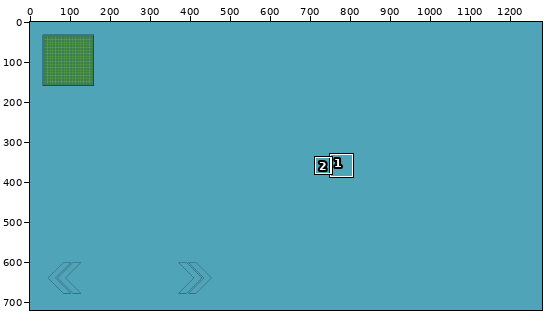
One commit to this pixel-art file: Assets/Raw Assets/Concept-Two.aseprite. The first picture is a wide view before the edit; the outline marks the close-up.
Close-up. Before:
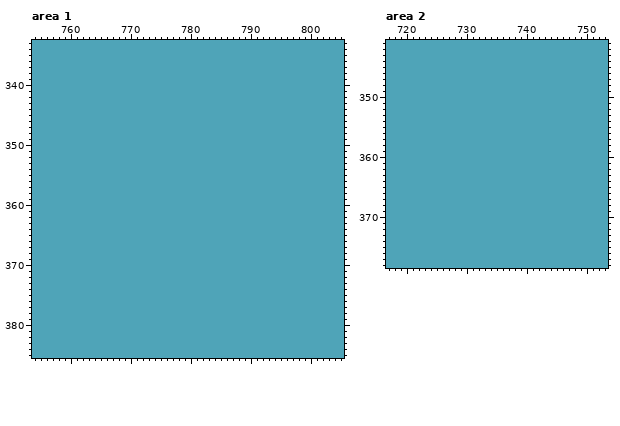
1280x720 pixels, 1 frame. Shown: area 1: x 754..805, y 333..385; area 2: x 717..753, y 341..378.
And afterwards:
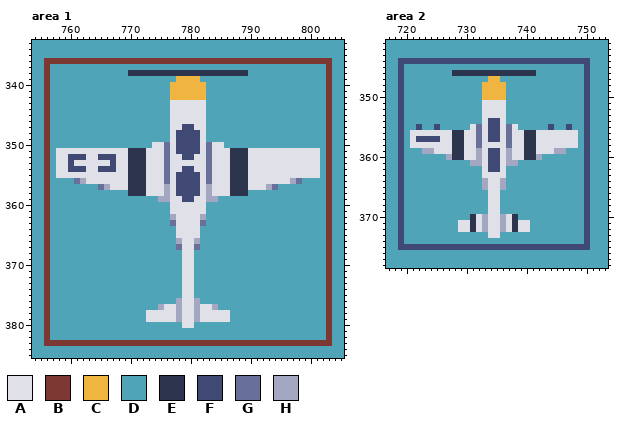
Palette (. is transparent): A #dfe0e8  B #7d3833  C #f0b541  D #4fa4b8  E #2c354d  F #404973  G #686f99  H #a3a7c2
Difference:
layer "P-51 Mustang/Layer 37" now shown
layer "P-51 Mustang/Layer 46" added
layer "P-51 Mustang/Layer 38" now shown
Changed rows in their new state; - is an unchanged pixel.
Area 1, layer "P-51 Mustang/Layer 46":
first column x 756:
336 BBBBBBBBBBBBBBBBBBBBBBBBBBBBBBBBBBBBBBBBBBBBBBBB
337 B----------------------------------------------B
338 B-------------EEEEEEEEEEEEEEEEEEEE-------------B
339 B---------------------CCCC---------------------B
340 B--------------------CCCCCC--------------------B
341 B--------------------CCCCCC--------------------B
342 B--------------------CCCCCC--------------------B
343 B--------------------AAAAAA--------------------B
344 B--------------------AAAAAA--------------------B
345 B--------------------AAAAAA--------------------B
346 B--------------------AAAAAA--------------------B
347 B--------------------AAFFAA--------------------B
348 B--------------------AFFFFA--------------------B
349 B--------------------AFFFFA--------------------B
350 B-----------------AAGAFFFFAGAA-----------------B
351 B-AAAAAAAAAAAAEEEAAAGAFFFFAGAAAEEEAAAAAAAAAAAA-B
352 B-AAFFFAAFFFAAEEEAAAGAAFFAAGAAAEEEAAAAAAAAAAAA-B
353 B-AAFAAAAAAFAAEEEAAAGAAAAAAGAAAEEEAAAAAAAAAAAA-B
354 B-AAFFFAAFFFAAEEEAAAGAAFFAAGAAAEEEAAAAAAAAAAAA-B
355 B-AAAAAAAAAAAAEEEAAAGAFFFFAGAAAEEEAAAAAAAAAAAA-B
356 B----GHAAAAAAAEEEAAAGAFFFFAGAAAEEEAAAAAAAHG----B
357 B--------GHAAAEEEAAAHAFFFFAHAAAEEEAAAHG--------B
358 B-------------EEEAAAHAFFFFAHAAAEEE-------------B
359 B------------------HHAAFFAAHH------------------B
360 B--------------------AAAAAA--------------------B
361 B--------------------AAAAAA--------------------B
362 B--------------------HAAAAH--------------------B
363 B--------------------GAAAAG--------------------B
364 B---------------------AAAA---------------------B
365 B---------------------AAAA---------------------B
366 B---------------------HAAH---------------------B
367 B---------------------GAAG---------------------B
368 B----------------------AA----------------------B
369 B----------------------AA----------------------B
370 B----------------------AA----------------------B
371 B----------------------AA----------------------B
372 B----------------------AA----------------------B
373 B----------------------AA----------------------B
374 B----------------------AA----------------------B
375 B----------------------AA----------------------B
376 B---------------------HAAH---------------------B
377 B------------------HAAHAAHAAH------------------B
378 B----------------AAAAAHAAHAAAAA----------------B
379 B----------------AAAAAHAAHAAAAA----------------B
380 B----------------------AA----------------------B
381 B----------------------------------------------B
382 B----------------------------------------------B
383 BBBBBBBBBBBBBBBBBBBBBBBBBBBBBBBBBBBBBBBBBBBBBBBB
Area 2, layers "P-51 Mustang/Layer 38", "P-51 Mustang/Layer 37":
first column x 719:
344 FFFFFFFFFFFFFFFFFFFFFFFFFFFFFFFF
345 F------------------------------F
346 F--------EEEEEEEEEEEEEE--------F
347 F--------------CC--------------F
348 F-------------CCCC-------------F
349 F-------------CCCC-------------F
350 F-------------CCCC-------------F
351 F-------------AAAA-------------F
352 F-------------AAAA-------------F
353 F-------------AAAA-------------F
354 F-------------AFFA-------------F
355 F--F--F-----AGAFFAGA-----F--F--F
356 F-AAAAAAAEEAAGAFFAGAAEEAAAAAAA-F
357 F-AFFFFAAEEAAGAFFAGAAEEAAAAAAA-F
358 F-AAAAAAAEEAAGAAAAGAAEEAAAAAAA-F
359 F---HHAAAEEAAHAFFAHAAEEAAAHH---F
360 F-------HEEAAHAFFAHAAEEH-------F
361 F-----------HHAFFAHH-----------F
362 F-------------AFFA-------------F
363 F-------------AAAA-------------F
364 F-------------HAAH-------------F
365 F-------------HAAH-------------F
366 F--------------AA--------------F
367 F--------------AA--------------F
368 F--------------AA--------------F
369 F--------------AA--------------F
370 F-----------EAHAAHAE-----------F
371 F---------AAEAHAAHAEAA---------F
372 F---------AAEAHAAHAEAA---------F
373 F--------------AA--------------F
374 F------------------------------F
375 FFFFFFFFFFFFFFFFFFFFFFFFFFFFFFFF
Boxes around the changes in both close-ups, in picture pixels (x1, y1, x2, y2):
changed: (44, 58, 332, 346)
changed: (398, 58, 590, 250)
